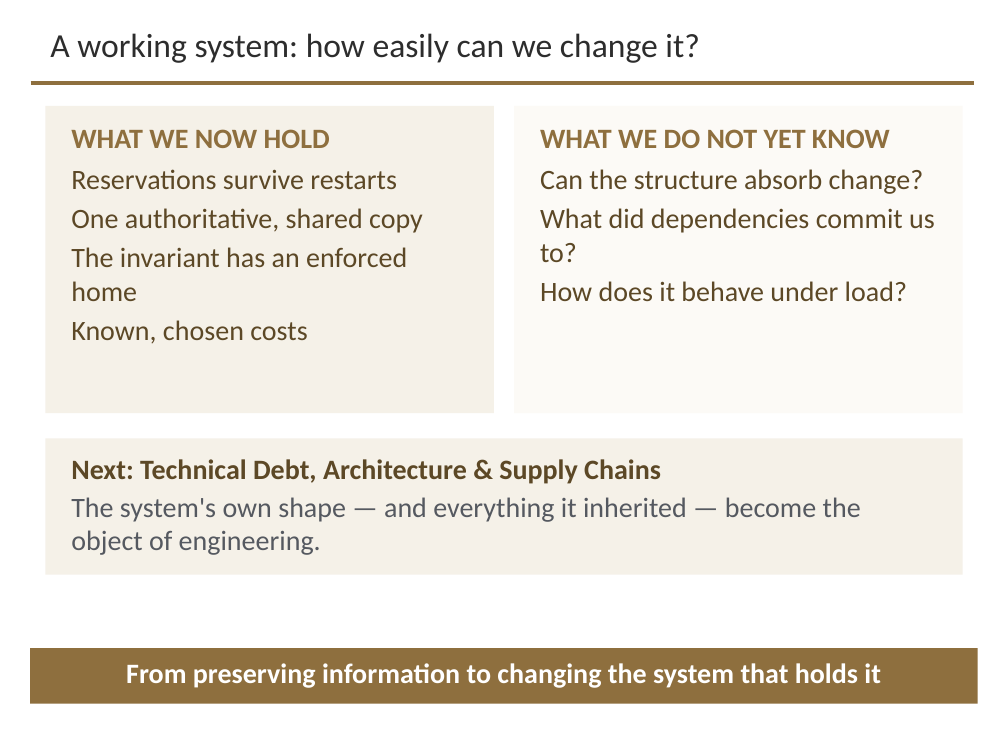
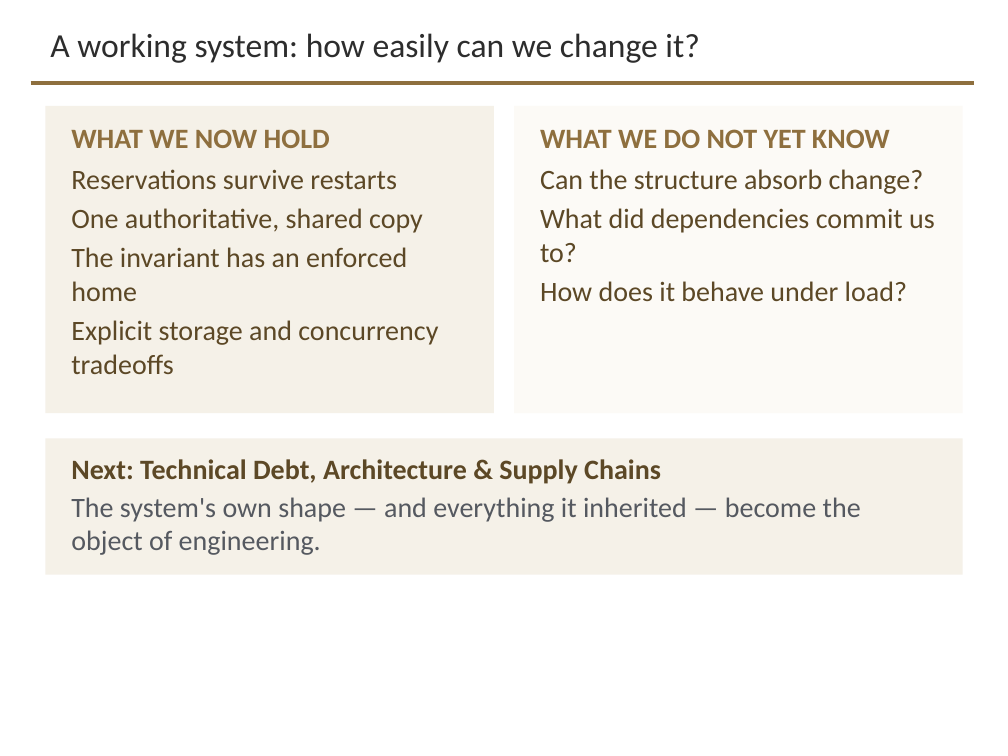
Before and after one commit to davisjam/model-based-agentic-software-engineering, a slide deck: slide 28 of course/lectures/act-3-software-in-the-world/02-compute-environments-and-data-management/3-2-Data-Management.pptx. Drawn at 1008x756 pixels with LibreOffice and Linux fonts; fonts in the diff are those of the drawing; background and template pictures are left out. Boxes give left, top, right and bottom in pixels: in the first picture for what was removed or moved away, otherwise in the second. Text is boxed around its words. In the diff, an @@ line names an element or a change of style, - is before the commit and + after.

```diff
--- a/course/lectures/act-3-software-in-the-world/02-compute-environments-and-data-management/3-2-Data-Management.pptx
+++ b/course/lectures/act-3-software-in-the-world/02-compute-environments-and-data-management/3-2-Data-Management.pptx
@@ text at [71, 320, 438, 374]: text changed @@
-Known, chosen costs
+Explicit storage and concurrency tradeoffs
@@ rectangle removed at [30, 648, 978, 704] @@
@@ text removed at [126, 663, 881, 688] @@
-From preserving information to changing the system that holds it
```
Also in this commit, not shown: 22 other slides changed.
